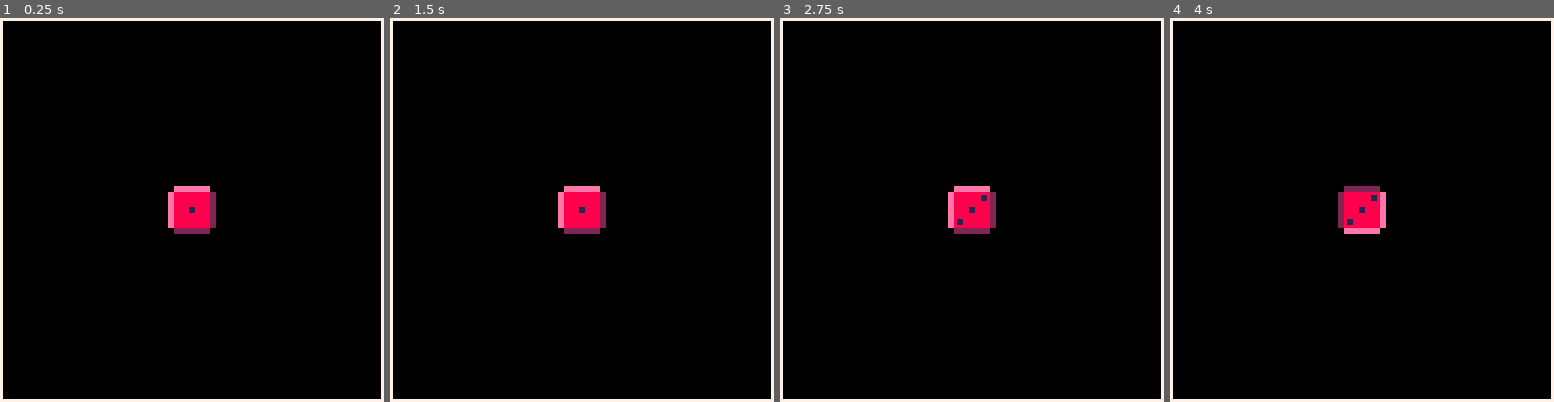
Above: before the commit, frames 1-4 (left to right).
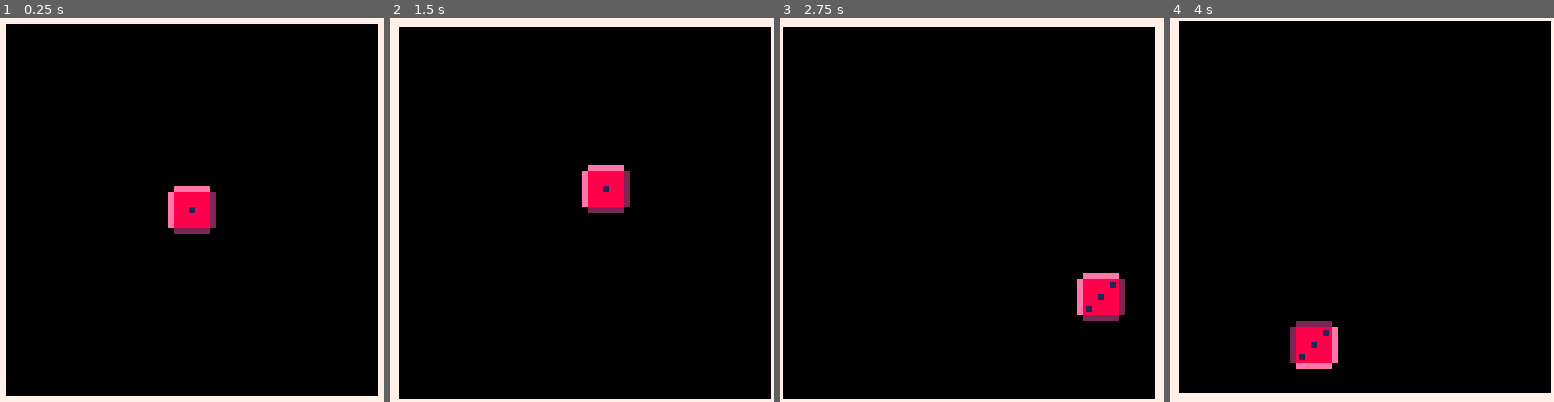
Above: after the commit, the same moments.

Repository: eduszesz/shmup
Game: PICO-8 cartridge d6.p8
The game is run twice, just before and just after one commit, with the same random seed, the same clock (stepped at 60 frames per second) and the same inputs.
Inputs:
- Up to frame 1 (0.25 s): no input
- Up to frame 2 (1.5 s): tap X (X key) at 0.33, 1.07 s; tap O (Z key) at 0.7 s
- Up to frame 3 (2.75 s): tap O (Z key) at 1.7, 2.1, 2.5 s; tap X (X key) at 1.85 s
- Up to frame 4 (4 s): tap O (Z key) at 2.9, 3.3, 3.7 s; tap X (X key) at 2.97 s

The runs differ from the first frame. In frame 1, 3.1% of the frame differs, in the area x 0-100%, y 0-100%; in frame 2, 5.4%; in frame 3, 6.0%; in frame 4, 6.0%.

Commit message:
movement

Diff:
--- a/d6.p8
+++ b/d6.p8
@@ -9,27 +9,82 @@
 	r=1
 	t=60
 	cl=7
+	x=56
+	y=56
+	dx=0
+	dy=0
+	cx=0
+	cy=0
 end
 
 function _update()
 	pal()
 	if btnp(4) or btnp(5) then
 		t=0
+		dx,dy=flr(rnd(5)+5),flr(rnd(5)+5)
+
 	end
 	if t<60 then
 		t+=1
+		move()
 		if t%8<4 then
 			r=rnd(sp)
 			pal(2,14)
 			pal(14,2)
 		end
+		if t>30 then
+			dx=dx*0.92
+			dy=dy*0.92
+			cx=cx*0.6
+			cy=cy*0.6
+		end
+	else
+		dx,dy=0,0
+		cx,cy=0,0
 	end
 end
 
 function _draw()
 	cls()
-	spr(r,64-8,64-8,2,2)
-	rect(0,0,127,127,cl)
+	rectfill(-10,-10,137,137,cl)
+	rectfill(2,2,125,125,0)
+	camera(cx,cy)
+	spr(r,x,y,2,2)
+end
+
+function move()
+	if x>111 or x<2 then
+		x=mid(2,x,111)
+		reflect("x")
+	end
+	if y>111 or y<2 then
+		y=mid(2,y,111)
+		reflect("y")
+	end
+	x+=dx
+	y+=dy
+end
+
+function reflect(_dir) --_dir ="x" or "y"
+	local dir=_dir
+	sfx(0)
+	if dir=="x" then
+		if dx!=0 then
+			dx=dx*(-1)
+			cx=cx*(-1)
+		end
+
+	end
+	if dir=="y" then
+		if dy!=0 then
+			dy=dy*(-1)
+			cy=cy*(-1)
+		end
+	end
+	if dx<0 then cx=-1 end
+	if dx>0 then cx=1 end
+	if dy<0 then cy=-1 end
+	if dy>0 then cy=1 end
 end
 __gfx__
 0000000000eeeeeeeeeeee0000eeeeeeeeeeee0000eeeeeeeeeeee0000eeeeeeeeeeee0000eeeeeeeeeeee0000eeeeeeeeeeee00000000000000000000000000
Not shown, changed: the thumbnail (__label__) section of d6.p8
Not shown, changed: the sound effects (__sfx__) section of d6.p8
